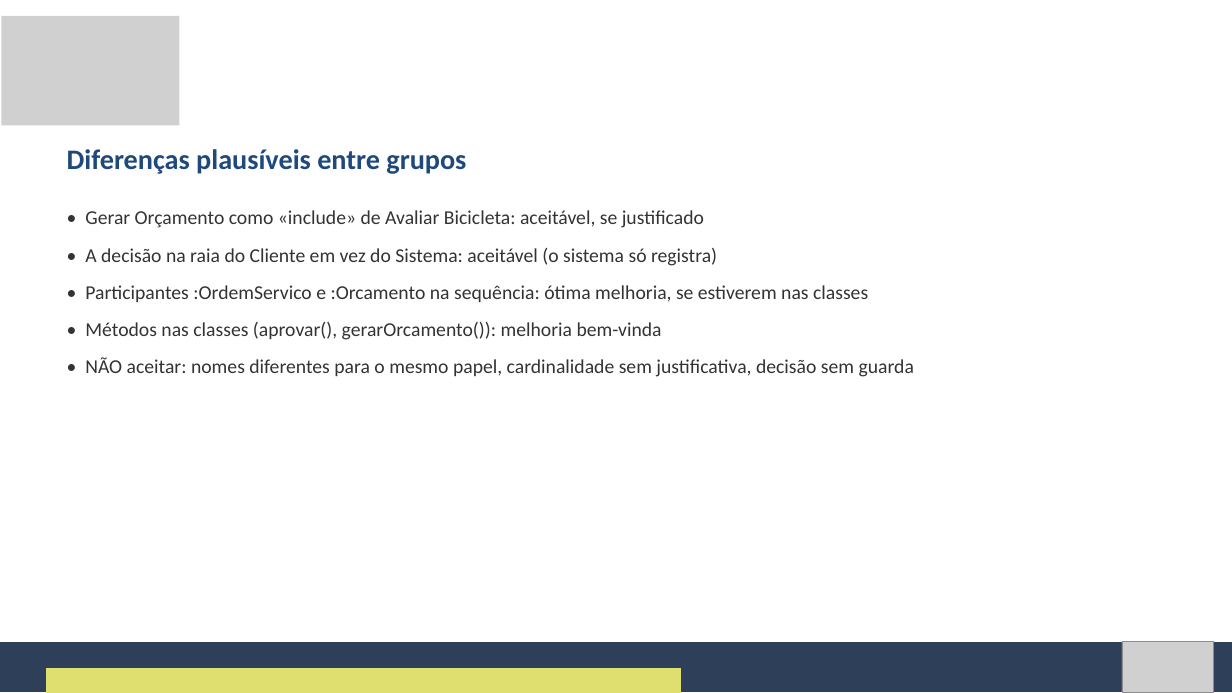
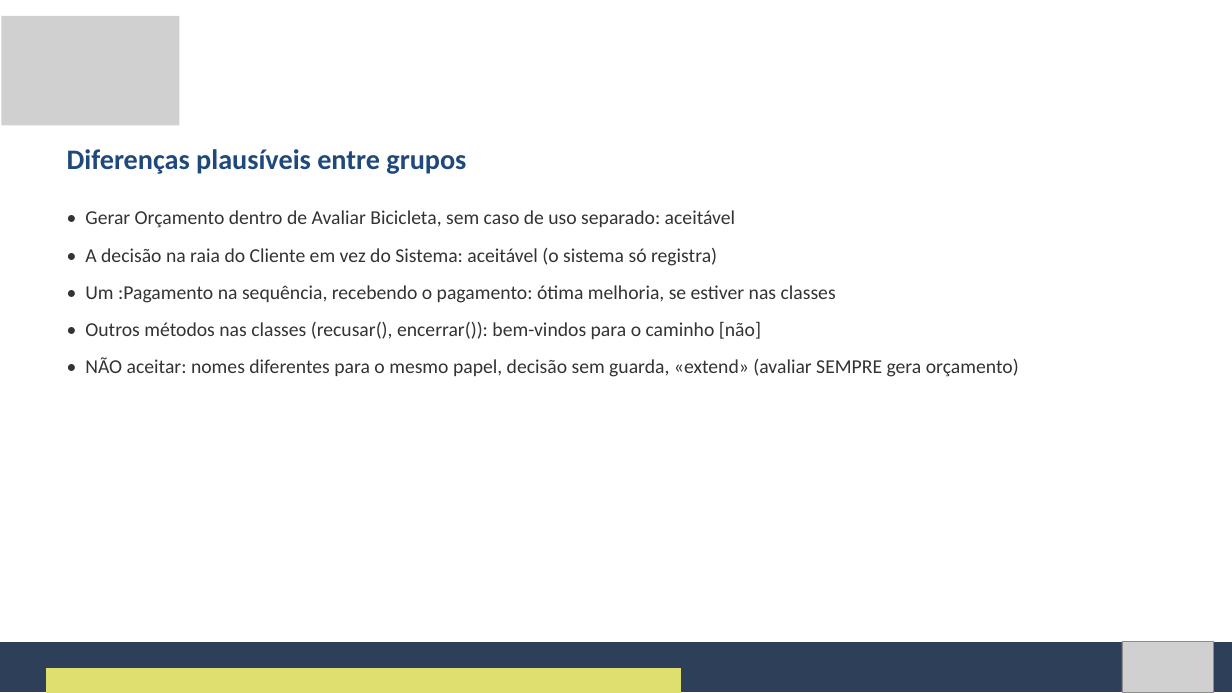
Before and after one commit to Natan20/Curso-Modelagem-De-Sistemas-Material, a slide deck: slide 80 of Aula 09 - 15-10-2026/Aula 9 - Slides.pptx (slide 68 before the commit). Drawn at 1232x693 pixels with LibreOffice and Linux fonts; fonts in the diff are those of the drawing; grey boxes stand for pictures. Boxes give left, top, right and bottom in pixels: in the first picture for what was removed or moved away, otherwise in the second. Text is boxed around its words. In the diff, an @@ line names an element or a change of style, - is before the commit and + after.

```diff
--- a/Aula 09 - 15-10-2026/Aula 9 - Slides.pptx
+++ b/Aula 09 - 15-10-2026/Aula 9 - Slides.pptx
@@ text at [85, 210, 735, 228]: text changed @@
-• Gerar Orçamento como «include» de Avaliar Bicicleta: aceitável, se justificado
+• Gerar Orçamento dentro de Avaliar Bicicleta, sem caso de uso separado: aceitável
@@ text at [85, 285, 1019, 377]: text changed @@
-• Participantes :OrdemServico e :Orcamento na sequência: ótima melhoria, se estiverem nas classes
-• Métodos nas classes (aprovar(), gerarOrcamento()): melhoria bem-vinda
-• NÃO aceitar: nomes diferentes para o mesmo papel, cardinalidade sem justificativa, decisão sem guarda
+• Um :Pagamento na sequência, recebendo o pagamento: ótima melhoria, se estiver nas classes
+• Outros métodos nas classes (recusar(), encerrar()): bem-vindos para o caminho [não]
+• NÃO aceitar: nomes diferentes para o mesmo papel, decisão sem guarda, «extend» (avaliar SEMPRE gera orçamento)
```
Also in this commit, not shown: 12 other slides changed, 13 slides added, 25 slides removed, 2 other files.
